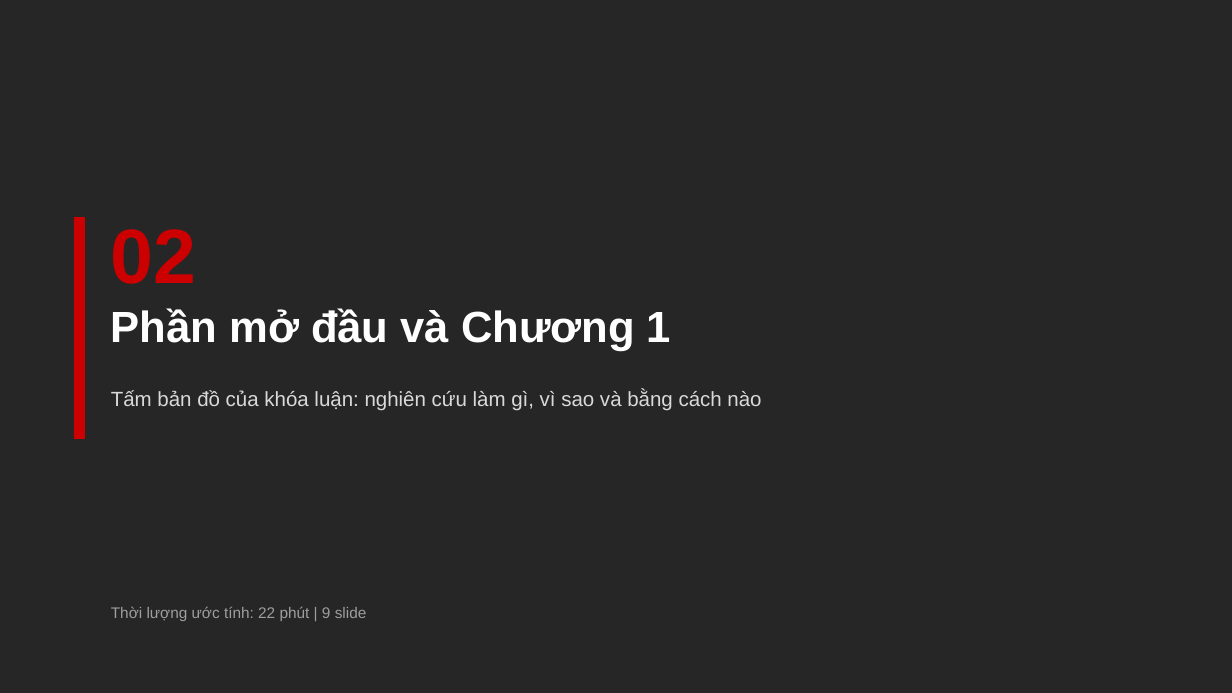
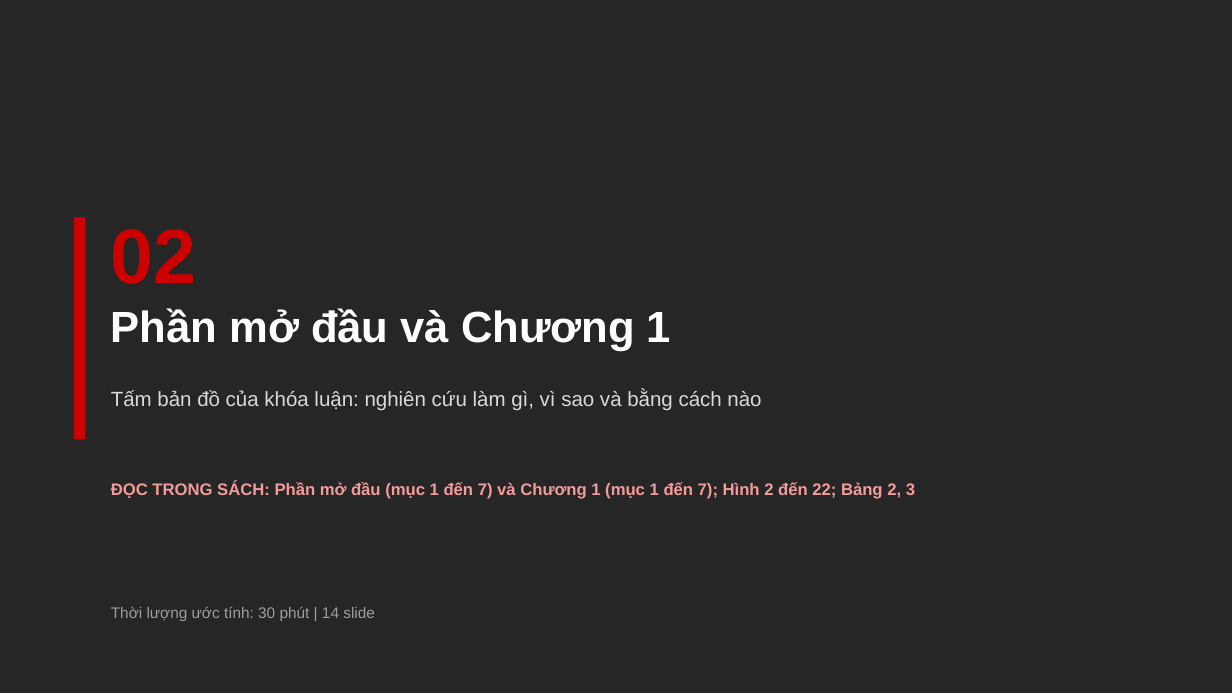
Before and after one commit to johnneinadlerr0353-bot/sachhuongdan, a slide deck: slide 11 of Core_Slide_2_HD2_Bain.pptx (slide 7 before the commit). Drawn at 1232x693 pixels with LibreOffice and Linux fonts; fonts in the diff are those of the drawing. Boxes give left, top, right and bottom in pixels: in the first picture for what was removed or moved away, otherwise in the second. Text is boxed around its words. In the diff, an @@ line names an element or a change of style, - is before the commit and + after.

```diff
--- a/Core_Slide_2_HD2_Bain.pptx
+++ b/Core_Slide_2_HD2_Bain.pptx
@@ text added at bbox=[111, 481, 915, 499], 13 pt, text #F29B9B, bold @@
+ĐỌC TRONG SÁCH: Phần mở đầu (mục 1 đến 7) và Chương 1 (mục 1 đến 7); Hình 2 đến 22; Bảng 2, 3
@@ text at bbox=[111, 607, 375, 621]: text changed @@
-Thời lượng ước tính: 22 phút | 9 slide
+Thời lượng ước tính: 30 phút | 14 slide
```
Also in this commit, not shown: 62 other slides changed, 38 slides added, 1 other file.
